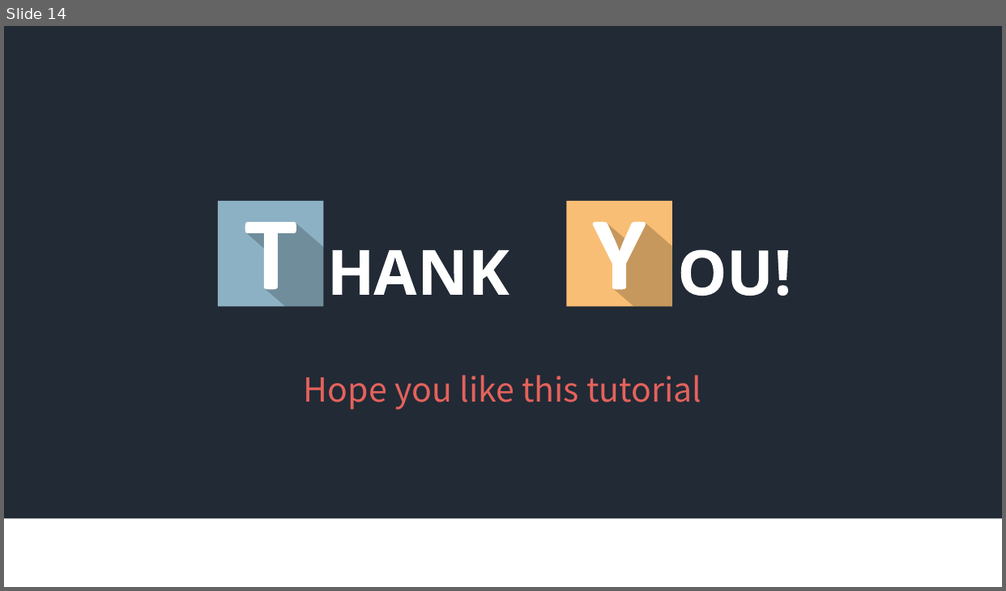
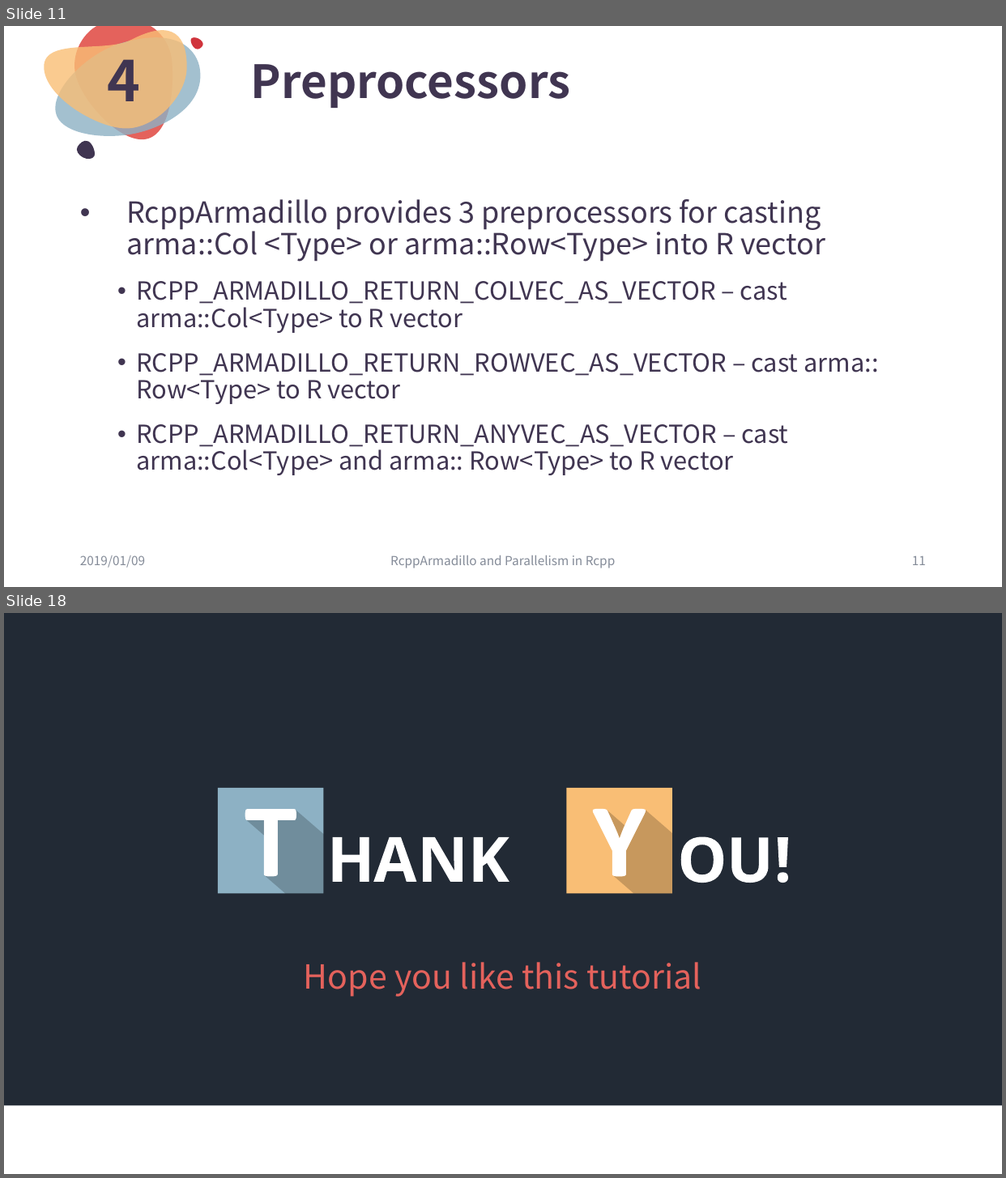
Before and after one commit to ChingChuan-Chen/Rcpp_RcppArmadillo_tutorial, a slide deck: leture_powerpoint_0109.pptx. Shown one above the other, each under a label of ours: slide 14 before the commit, slides 11 and 18 after it; the slides between them are not shown. The pictures are 1006x591 and 1006x1178 pixels, drawn with LibreOffice and Linux fonts; fonts in the diff are those of the drawing; background and template pictures are left out. Boxes give left, top, right and bottom in pixels: in the first picture for what was removed or moved away, otherwise in the second. Text is boxed around its words. In the diff, an @@ line names an element or a change of style, - is before the commit and + after.

Commit message:
first part of RcppArmadillo

```diff
--- a/leture_powerpoint_0109.pptx
+++ b/leture_powerpoint_0109.pptx
@@ slide 11 added at <box>4,26,1002,587</box>, background #FFFFFF @@
@@ freeform shape added at <box>44,31,187,129</box>, fill #F9BE75 at 80% opacity @@
@@ freeform shape added at <box>56,37,201,136</box>, fill #8DB1C4 at 80% opacity @@
@@ freeform shape added at <box>74,26,172,139</box>, fill #E4625C @@
@@ text added at <box>107,45,140,101</box>, 54 pt, text #403551, bold @@
+4
@@ freeform shape added at <box>190,37,202,49</box>, fill #D0343C @@
@@ title added at <box>251,64,570,108</box>, 44 pt, text #403551, bold @@
+Preprocessors
@@ freeform shape added at <box>77,140,95,159</box>, fill #403551 @@
@@ text added at <box>127,199,878,476</box>, 24 pt, text #403551 @@
+• RcppArmadillo provides 3 preprocessors for casting arma::Col <Type> or arma::Row<Type> into R vector
+  • RCPP_ARMADILLO_RETURN_COLVEC_AS_VECTOR – cast arma::Col<Type> to R vector
+  • RCPP_ARMADILLO_RETURN_ROWVEC_AS_VECTOR – cast arma:: Row<Type> to R vector
+  • RCPP_ARMADILLO_RETURN_ANYVEC_AS_VECTOR – cast arma::Col<Type> and arma:: Row<Type> to R vector
@@ text added at <box>80,556,145,568</box>, 12 pt, text #848B98 @@
+2019/01/09
@@ text added at <box>390,556,616,569</box>, 12 pt, text #848B98 @@
+RcppArmadillo and Parallelism in Rcpp
@@ page number added at <box>912,557,926,565</box>, 12 pt, text #848B98 @@
+11
@@ what was slide 14 is now slide 18 @@
```
Also in this commit, not shown: 14 slides changed, 6 other slides added, 4 other files.
